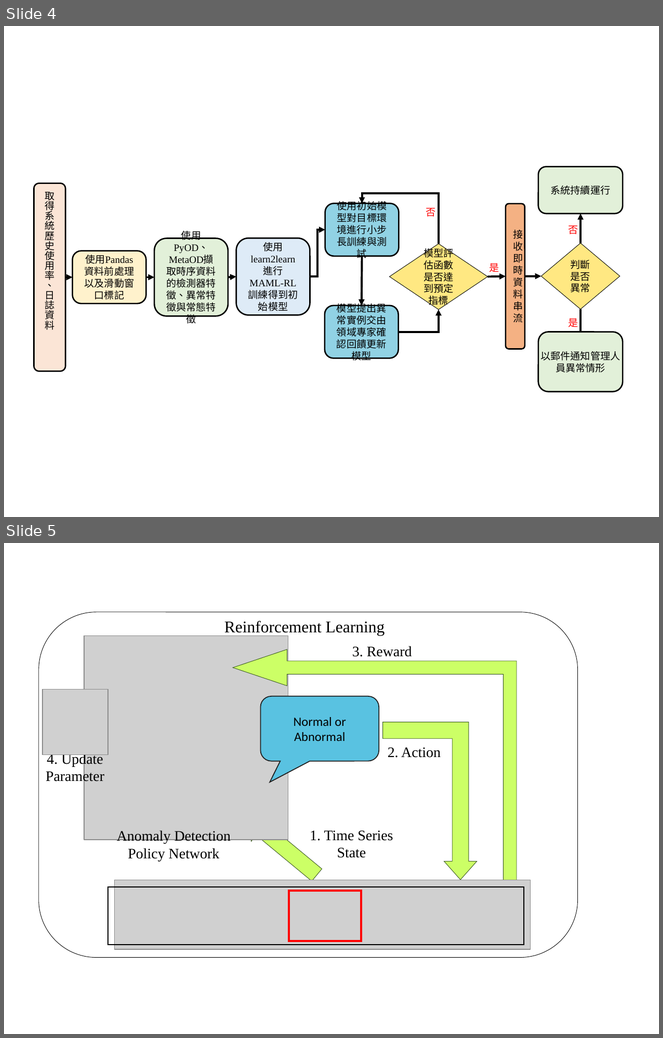
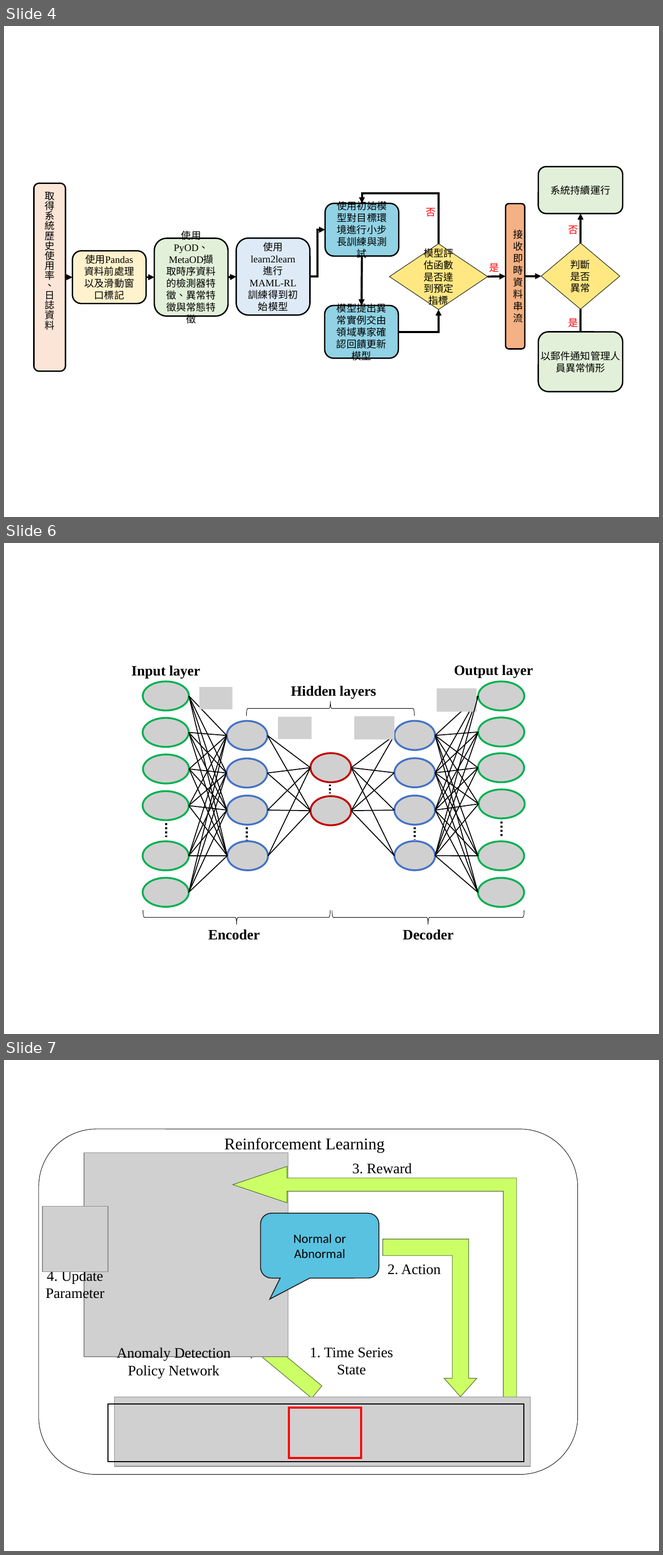
Before and after one commit to gitwetguy/paperwork, a slide deck: 碩論/素材.pptx. Shown one above the other, each under a label of ours: slides 4 and 5 before the commit, slides 4, 6 and 7 after it; the slides between them are not shown. The pictures are 663x1038 and 663x1555 pixels, drawn with LibreOffice and Linux fonts; fonts in the diff are those of the drawing; grey boxes stand for pictures. Boxes give left, top, right and bottom in pixels: in the first picture for what was removed or moved away, otherwise in the second. Text is boxed around its words. In the diff, an @@ line names an element or a change of style, - is before the commit and + after.

```diff
--- a/碩論/素材.pptx
+++ b/碩論/素材.pptx
@@ slide 6 added at (x1=4, y1=543, x2=659, y2=1034), background #FFFFFF @@
@@ group added at (x1=131, y1=665, x2=533, y2=940): 69 lines, 26 pictures, 5 texts, 3 right braces @@
+Input layer
+Output layer
+Encoder
+Decoder
+Hidden layers
@@ what was slide 5 is now slide 7 @@
```
Also in this commit, not shown: 1 other slide added, 3 other files.
